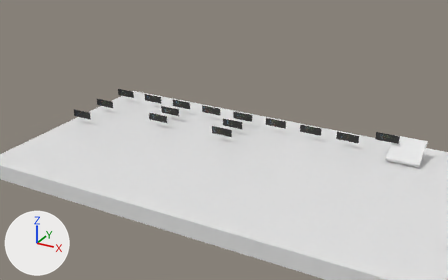
The glTF model Examples/Custom Levels Guide/data/custom_levels/my-first-level/my-first-level.glb: old version first, new version second.
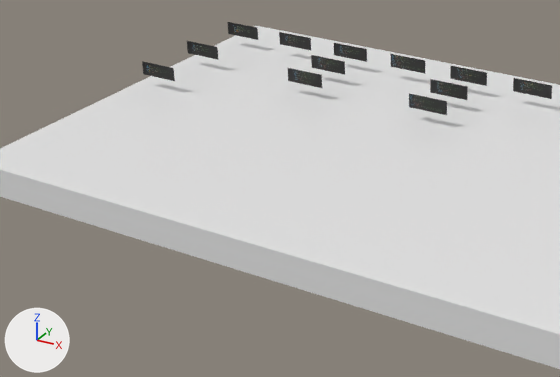
Each version appears first whole from a camera (50 mm lens) standing at (-456.3, -461.2, 38.0) and looking at (-490.6, -398.8, 6.8), and next in a close-up on the part from 0% to 65% of the width and 28% to 97% of the height. Every picture has the same lights, and +X, +Y and +Z are marked at lower left. Where no turn or scale is listed for an object, it has been applied to the vertices.
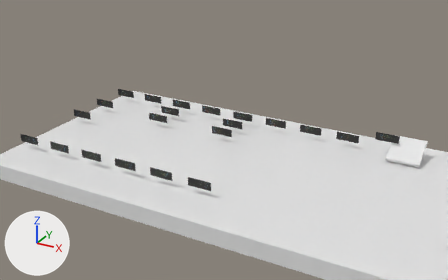
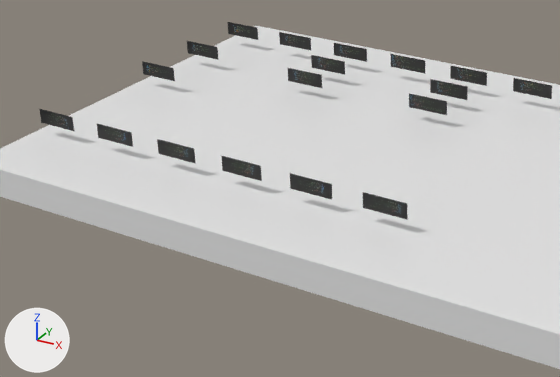
Commit message: The “eco” etype
The “eco” etype allows you to put eco blobs on the ground without having to break a crate to access them.
You can technically use anything that you can put “eco-info”. But using things that aren’t eco in these can become very confusing so I’d advise against doing so.

Diff of the bpy script that builds the scene:
```diff
--- a/Examples/Custom Levels Guide/data/custom_levels/my-first-level/my-first-level.glb.py
+++ b/Examples/Custom Levels Guide/data/custom_levels/my-first-level/my-first-level.glb.py
@@ img_mfl_eco_06 @@
+img_mfl_eco_06 = load_image('MFL-eco-06', '_unpacked/MFL-eco-06', 731, 253, 'sRGB')
@@ img_mfl_eco_05 @@
+img_mfl_eco_05 = load_image('MFL-eco-05', '_unpacked/MFL-eco-05', 731, 253, 'sRGB')
@@ img_mfl_eco_04 @@
+img_mfl_eco_04 = load_image('MFL-eco-04', '_unpacked/MFL-eco-04', 731, 253, 'sRGB')
@@ img_mfl_eco_03 @@
+img_mfl_eco_03 = load_image('MFL-eco-03', '_unpacked/MFL-eco-03', 731, 253, 'sRGB')
@@ img_mfl_eco_02 @@
+img_mfl_eco_02 = load_image('MFL-eco-02', '_unpacked/MFL-eco-02', 731, 253, 'sRGB')
@@ img_mfl_eco_01 @@
+img_mfl_eco_01 = load_image('MFL-eco-01', '_unpacked/MFL-eco-01', 731, 253, 'sRGB')
@@ mat_mfl_eco_06 @@
+mat_mfl_eco_06 = principled_material('MFL-eco-06')
+mat_mfl_eco_06.texture = img_mfl_eco_06
@@ mat_mfl_eco_05 @@
+mat_mfl_eco_05 = principled_material('MFL-eco-05')
+mat_mfl_eco_05.texture = img_mfl_eco_05
@@ mat_mfl_eco_04 @@
+mat_mfl_eco_04 = principled_material('MFL-eco-04')
+mat_mfl_eco_04.texture = img_mfl_eco_04
@@ mat_mfl_eco_03 @@
+mat_mfl_eco_03 = principled_material('MFL-eco-03')
+mat_mfl_eco_03.texture = img_mfl_eco_03
@@ mat_mfl_eco_02 @@
+mat_mfl_eco_02 = principled_material('MFL-eco-02')
+mat_mfl_eco_02.texture = img_mfl_eco_02
@@ mat_mfl_eco_01 @@
+mat_mfl_eco_01 = principled_material('MFL-eco-01')
+mat_mfl_eco_01.texture = img_mfl_eco_01
@@ me_plane_020 @@
+me_plane_020.from_pydata(...)  # 4 vertices, 2 faces; spans x -1.46..1.46, y 0.0, z -0.51..0.51
+me_plane_020.materials.append(mat_mfl_eco_06)  # picture img_mfl_eco_06
@@ me_plane_019 @@
+me_plane_019.from_pydata(...)  # 4 vertices, 2 faces; spans x -1.46..1.46, y 0.0, z -0.51..0.51
+me_plane_019.materials.append(mat_mfl_eco_05)  # picture img_mfl_eco_05
@@ me_plane_018 @@
+me_plane_018.from_pydata(...)  # 4 vertices, 2 faces; spans x -1.46..1.46, y 0.0, z -0.51..0.51
+me_plane_018.materials.append(mat_mfl_eco_04)  # picture img_mfl_eco_04
@@ me_plane_017 @@
+me_plane_017.from_pydata(...)  # 4 vertices, 2 faces; spans x -1.46..1.46, y 0.0, z -0.51..0.51
+me_plane_017.materials.append(mat_mfl_eco_03)  # picture img_mfl_eco_03
@@ me_plane_016 @@
+me_plane_016.from_pydata(...)  # 4 vertices, 2 faces; spans x -1.46..1.46, y 0.0, z -0.51..0.51
+me_plane_016.materials.append(mat_mfl_eco_02)  # picture img_mfl_eco_02
@@ me_plane_015 @@
+me_plane_015.from_pydata(...)  # 4 vertices, 2 faces; spans x -1.46..1.46, y 0.0, z -0.51..0.51
+me_plane_015.materials.append(mat_mfl_eco_01)  # picture img_mfl_eco_01
@@ ob_plane_020 @@
+ob_plane_020 = bpy.data.objects.new('Plane.020', me_plane_020)
+ob_plane_020.location = (-487.5, -410.0, 6.5)
@@ ob_plane_019 @@
+ob_plane_019 = bpy.data.objects.new('Plane.019', me_plane_019)
+ob_plane_019.location = (-492.5, -410.0, 6.5)
@@ ob_plane_018 @@
+ob_plane_018 = bpy.data.objects.new('Plane.018', me_plane_018)
+ob_plane_018.location = (-497.5, -410.0, 6.5)
@@ ob_plane_017 @@
+ob_plane_017 = bpy.data.objects.new('Plane.017', me_plane_017)
+ob_plane_017.location = (-502.5, -410.0, 6.5)
@@ ob_plane_016 @@
+ob_plane_016 = bpy.data.objects.new('Plane.016', me_plane_016)
+ob_plane_016.location = (-507.5, -410.0, 6.5)
@@ ob_plane_015 @@
+ob_plane_015 = bpy.data.objects.new('Plane.015', me_plane_015)
+ob_plane_015.location = (-512.5, -410.0, 6.5)
```

What differs and where, as boxes (x1, y1, x2, y2) in the close-ups (560 x 377 px):
'Plane.020', added (black)
    after: (363, 192, 407, 219)
'Plane.019', added (black)
    after: (290, 173, 332, 200)
'Plane.018', added (black)
    after: (221, 156, 262, 181)
'Plane.017', added (black)
    after: (157, 139, 195, 163)
'Plane.016', added (black)
    after: (97, 124, 133, 147)
'Plane.015', added (black)
    after: (39, 109, 74, 131)
